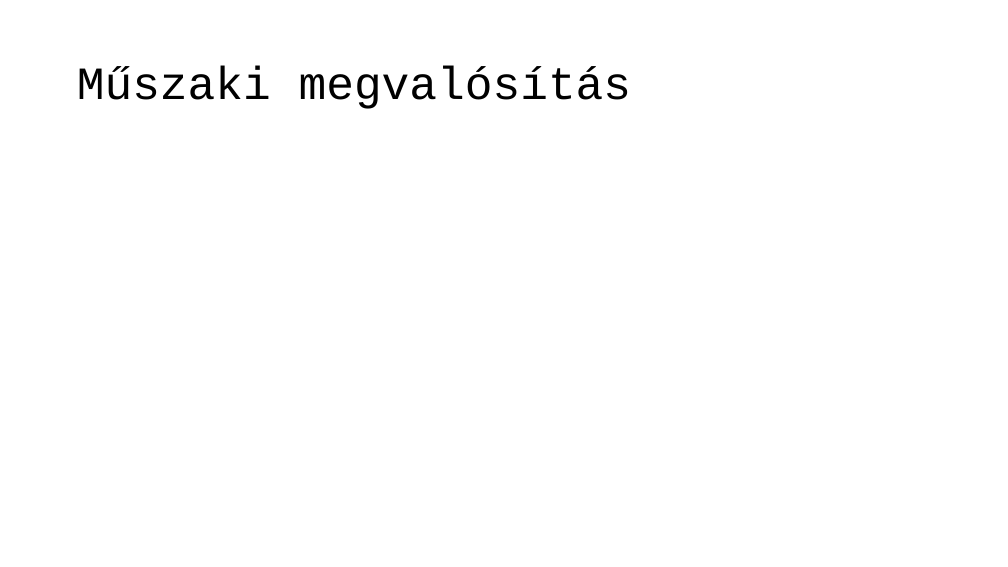
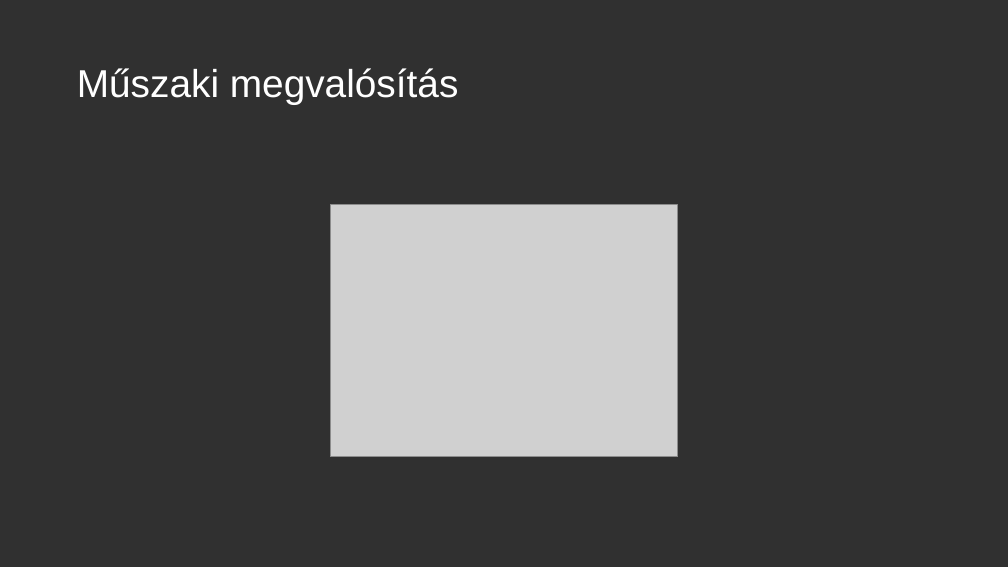
Before and after one commit to BencsikAttila/message-app, a slide deck: slide 3 of docs/Message-App.pptx. Drawn at 1008x567 pixels with LibreOffice and Linux fonts; fonts in the diff are those of the drawing; grey boxes stand for pictures. Boxes give left, top, right and bottom in pixels: in the first picture for what was removed or moved away, otherwise in the second. Text is boxed around its words. In the diff, an @@ line names an element or a change of style, - is before the commit and + after.

```diff
--- a/docs/Message-App.pptx
+++ b/docs/Message-App.pptx
@@ background #FFFFFF to #303030 @@
@@ title "Műszaki megvalósítás" at (77,68,459,104): size 44 to 37 pt, font Courier New to Arial, text colour #000000 to #FFFFFF @@
@@ picture added at (330,205,678,457) @@
```
Also in this commit, not shown: 8 other slides changed, 3 slides added, 3 slides removed.
